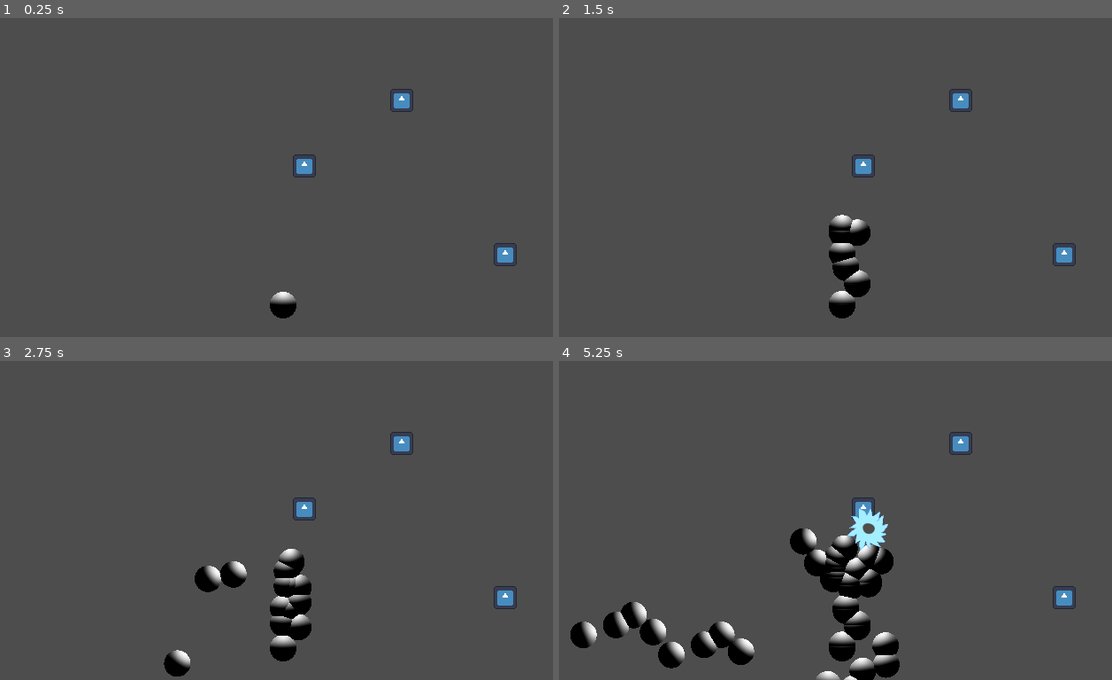
Above: before the commit, frames 1-4 (two rows, left to right).
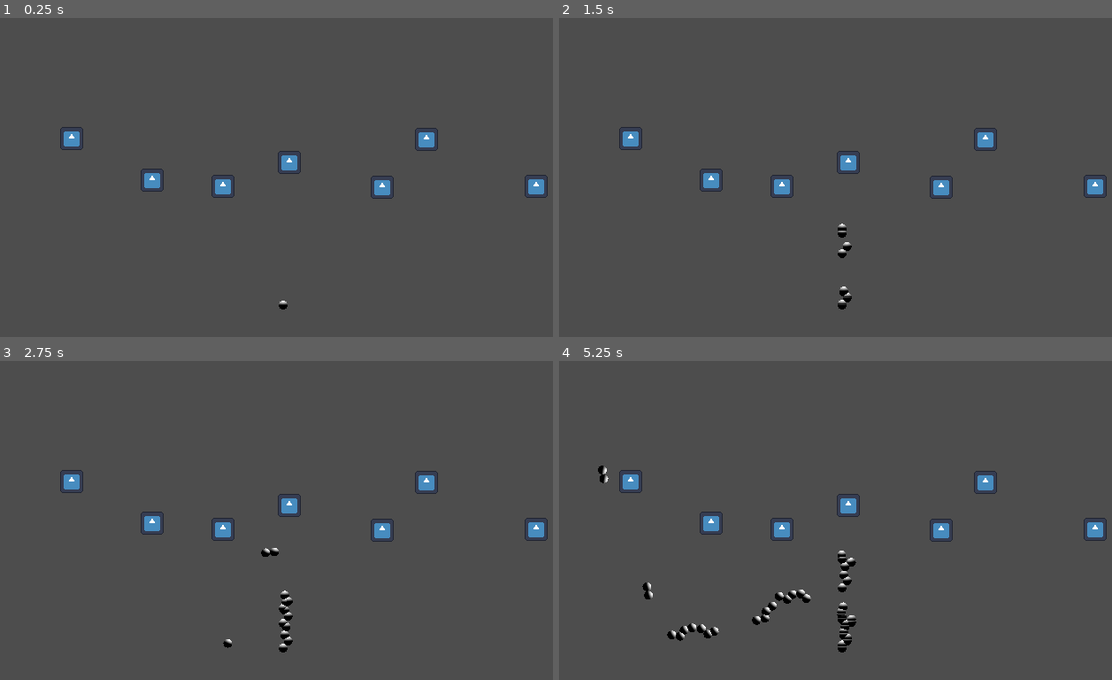
Above: after the commit, the same moments.

Repository: Raattis/ggj25
Game: Godot game, scene res://riku/maailma.tscn
The game is run twice, just before and just after one commit, with the same random seed, the same clock (stepped at 60 frames per second) and the same inputs. The engine's default icon, where the game draws it, is replaced by a stand-in: a white triangle on a blue panel in a dark square.
Inputs (mouse positions are in pixels of both pictures, inside the frame that each line leads up to):
- Up to frame 1 (0.25 s): no input
- Up to frame 2 (1.5 s): tap Enter at 0.5 s; move the mouse to (968, 161) at 0.52 s; hold Space (launch) 0.53-1.28 s; click (968, 161) at 0.67 s; move the mouse to (730, 193) at 1.27 s; click (730, 193) at 1.35 s
- Up to frame 3 (2.75 s): move the mouse to (337, 450) at 2.02 s; hold Space (launch) from 2.03 s (still down); click (337, 450) at 2.17 s
- Up to frame 4 (5.25 s): move the mouse to (813, 584) at 2.77 s; release Space (launch) at 2.78 s; click (813, 584) at 2.85 s; move the mouse to (1012, 568) at 3.52 s; hold Space (launch) 3.53-4.28 s; click (1012, 568) at 3.67 s; move the mouse to (669, 472) at 4.27 s; click (669, 472) at 4.35 s; move the mouse to (868, 520) at 5.02 s; hold Space (launch) from 5.03 s (still down); click (868, 520) at 5.17 s

The runs differ from the first frame. In frame 1, 2.0% of the frame differs, in the area x 10-100%, y 22-95%; in frame 2, 3.2%; in frame 3, 4.4%; in frame 4, 8.7%, in the area x 2-100%, y 22-100%.

Commit message:
pikku kuplia

Diff:
--- a/godot-project/riku/kupla_coll.tscn
+++ b/godot-project/riku/kupla_coll.tscn
@@ -3,7 +3,7 @@
 [ext_resource type="Script" uid="uid://4vbnx0be0kui" path="res://riku/kupla_coll.gd" id="1_l6sj8"]
 
 [sub_resource type="CircleShape2D" id="CircleShape2D_whnvm"]
-radius = 15.0
+radius = 5.0
 
 [node name="kupla_coll" type="CollisionShape2D"]
 shape = SubResource("CircleShape2D_whnvm")
--- a/godot-project/riku/maailma.tscn
+++ b/godot-project/riku/maailma.tscn
@@ -8,7 +8,6 @@
 [ext_resource type="PackedScene" uid="uid://dagu8ijc37k04" path="res://riku/death_plane.tscn" id="5_1f6c8"]
 [ext_resource type="PackedScene" uid="uid://c1iba0jrj8j7w" path="res://riku/win_plane.tscn" id="6_1f6c8"]
 [ext_resource type="PackedScene" uid="uid://pibjdynkpeer" path="res://vesa/poks.tscn" id="8_w20kg"]
-[ext_resource type="Script" uid="uid://dyaqvlmr7vuad" path="res://vesa/poks.gd" id="9_3c7bh"]
 
 [node name="maailma" type="Node2D"]
 
@@ -26,16 +25,28 @@
 [node name="kupla_gfx" parent="cluster/kupla_coll" instance=ExtResource("2_cspln")]
 
 [node name="piikki" parent="." instance=ExtResource("4_h4tqo")]
-position = Vector2(571, 267)
+position = Vector2(606, 190)
 
 [node name="piikki2" parent="." instance=ExtResource("4_h4tqo")]
 position = Vector2(719, 167)
 
 [node name="piikki3" parent="." instance=ExtResource("4_h4tqo")]
-position = Vector2(344, 167)
+position = Vector2(327, 163)
+
+[node name="piikki7" parent="." instance=ExtResource("4_h4tqo")]
+position = Vector2(252, 190)
+
+[node name="piikki8" parent="." instance=ExtResource("4_h4tqo")]
+position = Vector2(172, 183)
+
+[node name="piikki9" parent="." instance=ExtResource("4_h4tqo")]
+position = Vector2(81, 136)
 
 [node name="piikki4" parent="." instance=ExtResource("4_h4tqo")]
-position = Vector2(454, 93)
+position = Vector2(432, 191)
+
+[node name="piikki6" parent="." instance=ExtResource("4_h4tqo")]
+position = Vector2(482, 137)
 
 [node name="piikki5" parent="." instance=ExtResource("4_h4tqo")]
 position = Vector2(929, 207)
@@ -62,6 +73,5 @@
 [node name="poks" parent="." instance=ExtResource("8_w20kg")]
 visible = false
 position = Vector2(572, 590)
-script = ExtResource("9_3c7bh")
 
 [connection signal="body_entered" from="cluster" to="cluster" method="_on_body_entered"]
Not shown: 1 places in godot-project/riku/maailma.tscn that only renumber resources
